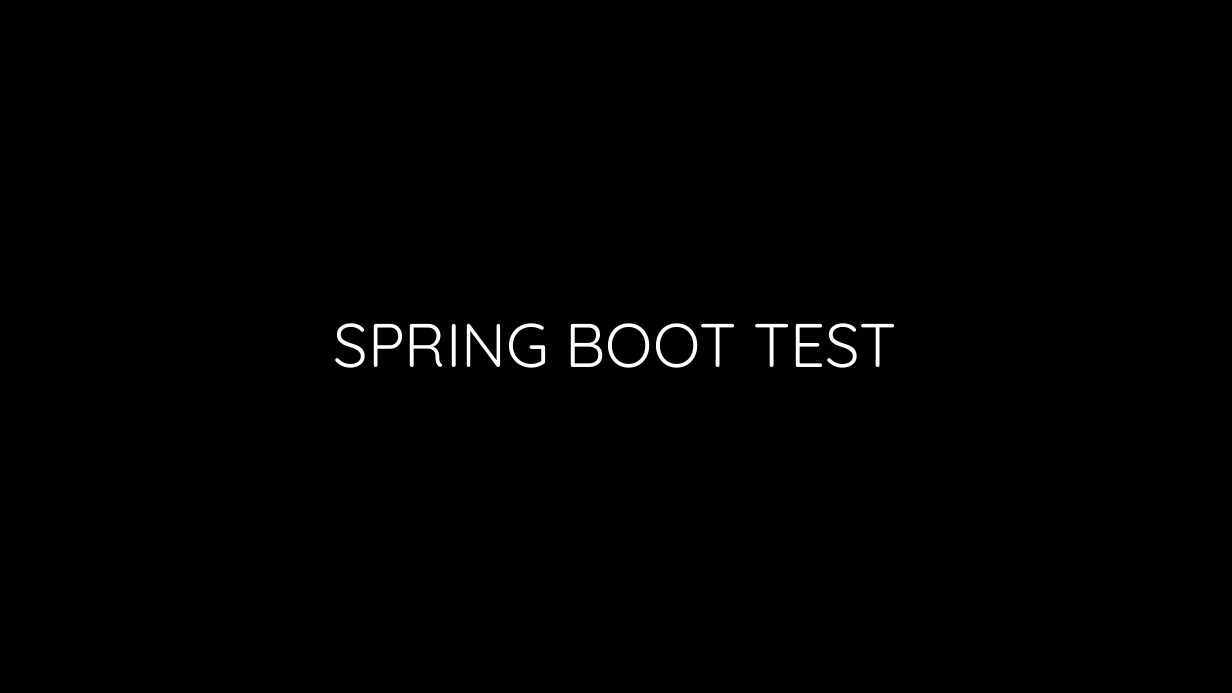
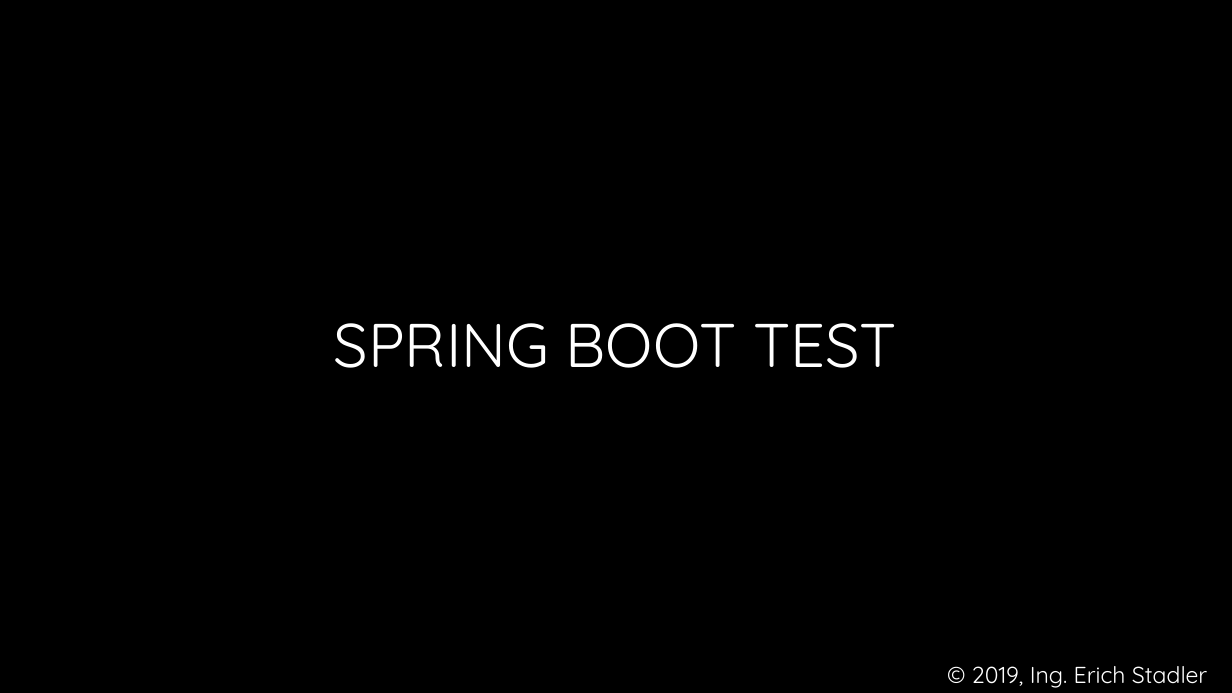
Before and after one commit to jack-geronimo/spring-boot-test-meetup, a slide deck: slide 1 of meetup-presentation.pptx. Drawn at 1232x693 pixels with LibreOffice and Linux fonts; fonts in the diff are those of the drawing; background and template pictures are left out. Boxes give left, top, right and bottom in pixels: in the first picture for what was removed or moved away, otherwise in the second. Text is boxed around its words. In the diff, an @@ line names an element or a change of style, - is before the commit and + after.

```diff
--- a/meetup-presentation.pptx
+++ b/meetup-presentation.pptx
@@ text added at <box>972,666,1207,688</box>, 18 pt, text #FFFFFF @@
+© 2019, Ing. Erich Stadler
```
Also in this commit, not shown: 12 other slides changed, 3 slides added, 1 slide removed.
